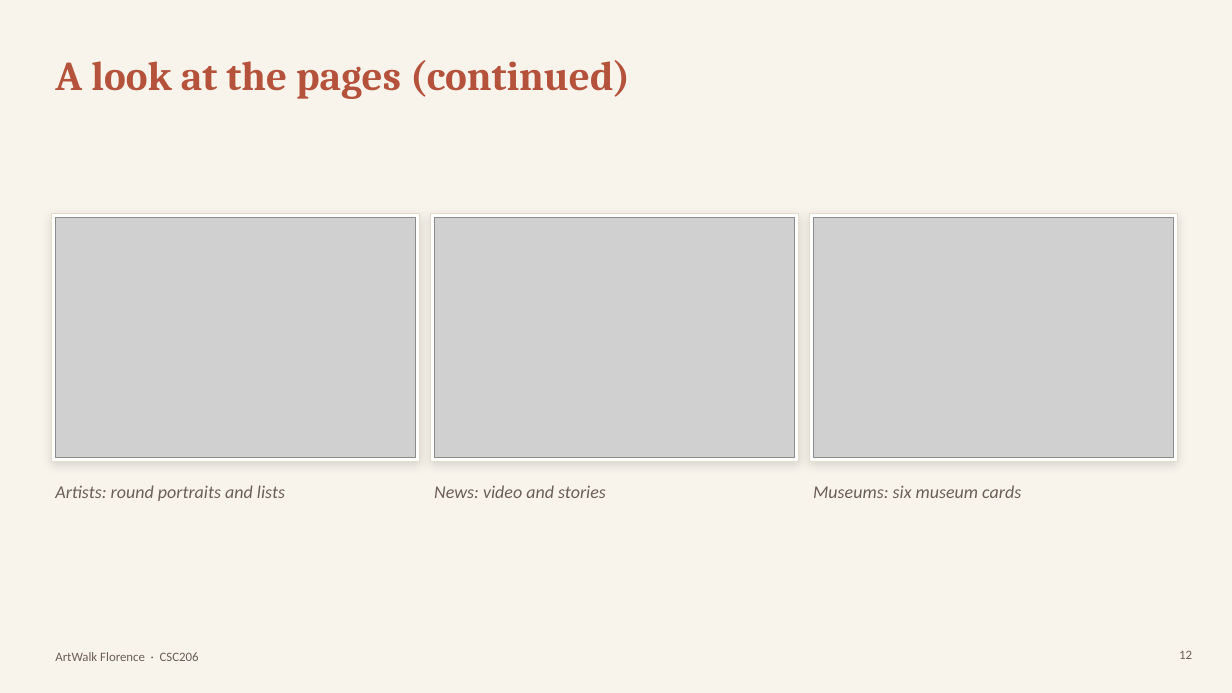
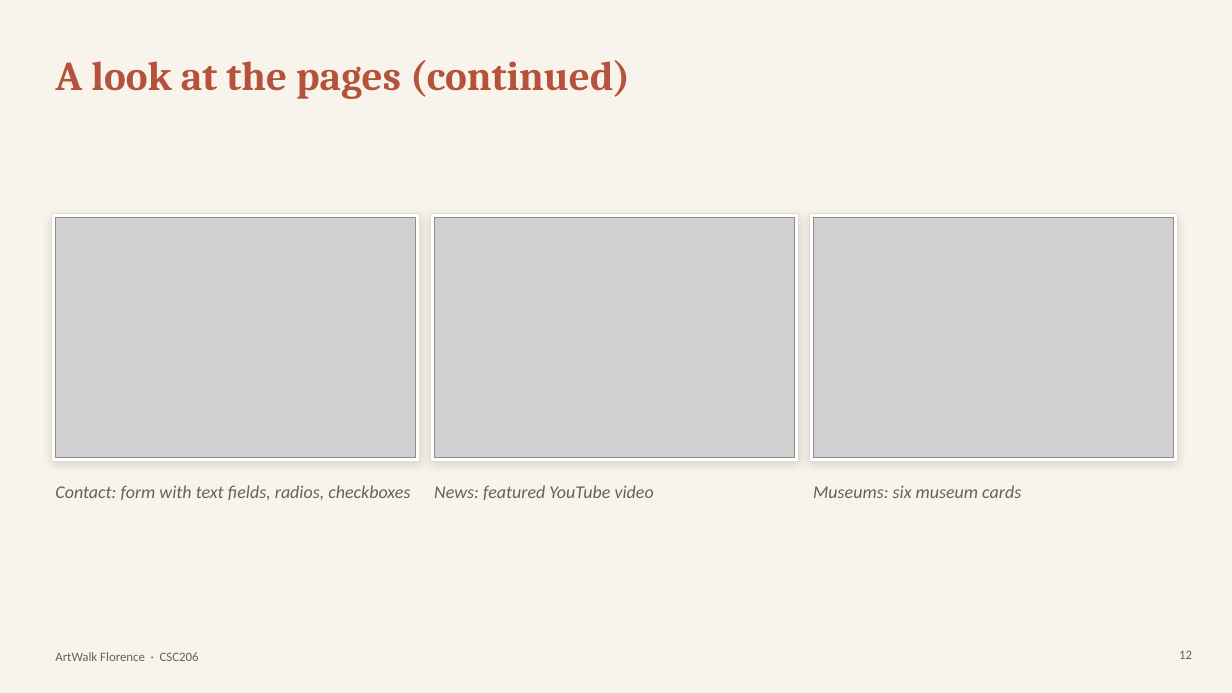
Before and after one commit to Kntouanoglou/Claude, a slide deck: slide 12 of artwalk-florence/presentation/ArtWalk-Florence-Presentation.pptx. Drawn at 1232x693 pixels with LibreOffice and Linux fonts; fonts in the diff are those of the drawing; grey boxes stand for pictures. Boxes give left, top, right and bottom in pixels: in the first picture for what was removed or moved away, otherwise in the second. Text is boxed around its words. In the diff, an @@ line names an element or a change of style, - is before the commit and + after.

```diff
--- a/artwalk-florence/presentation/ArtWalk-Florence-Presentation.pptx
+++ b/artwalk-florence/presentation/ArtWalk-Florence-Presentation.pptx
@@ text at (55, 485, 410, 500): text changed @@
-Artists: round portraits and lists
+Contact: form with text fields, radios, checkboxes
@@ text at (434, 485, 654, 500): text changed @@
-News: video and stories
+News: featured YouTube video
```
